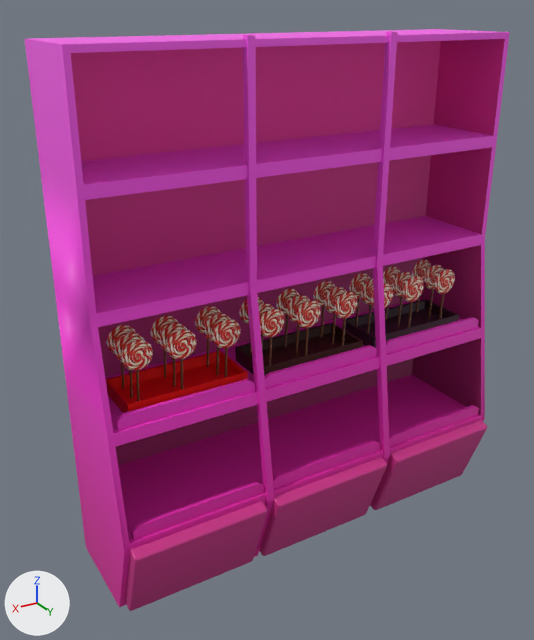
The FBX model Unity/Assets/Models/Shelf_Full_Candy.fbx as it was, and as the next commit left it.
Both versions are drawn from a camera (50 mm lens) standing at (0.054, 0.218, 0.181) and looking at (-0.065, 0.02, 0.082). The lights are fixed; the arrows at lower left show +X, +Y and +Z. Where no turn or scale is listed for an object, it has been applied to the vertices. Vertices at the same position are counted once.

The first picture shows 'Shelf_Full_Candy'.
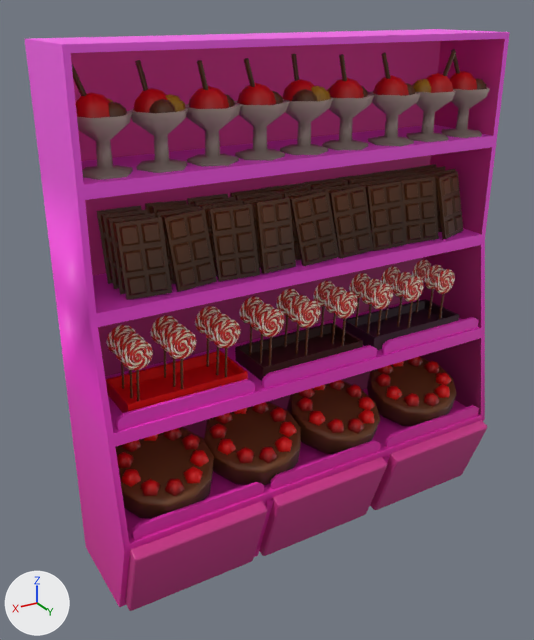
Pixel boxes [x1, y1, x2, y2] of what changed, in the pictures (534 x 640 px):
part 1 of me_mesh, added: after [72, 64, 87, 96]
part 2 of me_mesh, added: after [135, 60, 148, 91]
part 3 of me_mesh, added: after [197, 60, 208, 90]
part 4 of me_mesh, built on: before [243, 32, 398, 502]; after [76, 49, 490, 300]
part 5 of me_mesh, added (red): after [115, 356, 456, 519]

Diff of the bpy script that builds the scene:
```diff
--- a/Unity/Assets/Models/Shelf_Full_Candy.fbx.py
+++ b/Unity/Assets/Models/Shelf_Full_Candy.fbx.py
@@ img_brown_03_png @@
+img_brown_03_png = load_image('brown_03.png', '../../../Art/Textures/brown_03.png', 8, 512, 'sRGB')
@@ img_red_03_png @@
+img_red_03_png = load_image('red_03.png', '../../../Art/Textures/red_03.png', 8, 512, 'sRGB')
@@ img_egg_02_png @@
+img_egg_02_png = load_image('egg_02.PNG', '../../../Art/Textures/egg_02.png', 8, 512, 'sRGB')
@@ img_red_02_png @@
+img_red_02_png = load_image('red_02.png', '../../../Art/Textures/red_02.png', 8, 512, 'sRGB')
@@ img_yellow_02_png @@
+img_yellow_02_png = load_image('yellow_02.png', '../../../Art/Textures/yellow_02.png', 8, 512, 'sRGB')
@@ mat_brown_03_m @@
+mat_brown_03_m = principled_material('brown_03_M')
+mat_brown_03_m.texture = img_brown_03_png
@@ mat_red_03_m @@
+mat_red_03_m = principled_material('red_03_M')
+mat_red_03_m.texture = img_red_03_png
@@ mat_egg_02_m @@
+mat_egg_02_m = principled_material('egg_02_M')
+mat_egg_02_m.texture = img_egg_02_png
@@ mat_red_02_m @@
+mat_red_02_m = principled_material('red_02_M')
+mat_red_02_m.texture = img_red_02_png
@@ mat_yellow_02_m @@
+mat_yellow_02_m = principled_material('yellow_02_M')
+mat_yellow_02_m.texture = img_yellow_02_png
@@ me_mesh @@
 # used by ob_shelf_full_candy; location = (0.0, 0.0, 0.0)
-me_mesh.from_pydata(...)  # 1808 vertices, 1792 faces; spans x -0.149..0.0, y 0.0..0.048, z -0.001..0.173
+me_mesh.from_pydata(...)  # 8251 vertices, 8355 faces; spans x -0.149..0.0, y 0.0..0.048, z -0.001..0.173
+# me_mesh part 1: the loose piece of 12 vertices spanning x -0.014..-0.013, y 0.024..0.025, z 0.068..0.082 is copied, and the copy is multiplied about its middle by the matrix ((0.806, -0.403, 0.362), (0.453, 0.857, -0.052), (-0.298, 0.212, 0.899)), then moved by (0.007, 0.0, 0.085); it spans x -0.01..-0.004, y 0.023..0.026, z 0.154..0.167
+# me_mesh part 2: the loose piece of 12 vertices spanning x -0.028..-0.027, y 0.017..0.018, z 0.068..0.082 is copied, and the copy is multiplied about its middle by the matrix ((0.797, 0.537, 0.138), (-0.468, 0.781, -0.339), (-0.298, 0.212, 0.899)), then moved by (0.002, 0.003, 0.085); it spans x -0.027..-0.024, y 0.018..0.024, z 0.154..0.167
+# me_mesh part 3: the loose piece of 12 vertices spanning x -0.044..-0.042, y 0.024..0.025, z 0.068..0.082 is copied, and the copy is multiplied about its middle by the matrix ((0.292, -0.875, 0.303), (0.877, 0.364, 0.205), (-0.298, 0.212, 0.899)), then moved by (0.003, 0.003, 0.085); it spans x -0.043..-0.038, y 0.026..0.029, z 0.154..0.167
+# me_mesh part 4: 16 vertices removed from x -0.101..-0.05, y 0.032..0.035, z 0.101; 5247 vertices added at x -0.148..-0.003, y 0.008..0.034, z 0.103..0.167
+# me_mesh part 5: 1176 vertices added at x -0.144..-0.004, y 0.009..0.043, z 0.033..0.052
 me_mesh.materials.append(mat_brown_02_m)
@@ me_mesh @@
 me_mesh.materials.append(mat_grape_02_m)
+me_mesh.materials.append(mat_brown_03_m)  # picture img_brown_03_png
+me_mesh.materials.append(mat_red_02_m)  # picture img_red_02_png
+me_mesh.materials.append(mat_red_03_m)  # picture img_red_03_png
+me_mesh.materials.append(mat_egg_02_m)  # picture img_egg_02_png
+me_mesh.materials.append(mat_yellow_02_m)  # picture img_yellow_02_png
```
